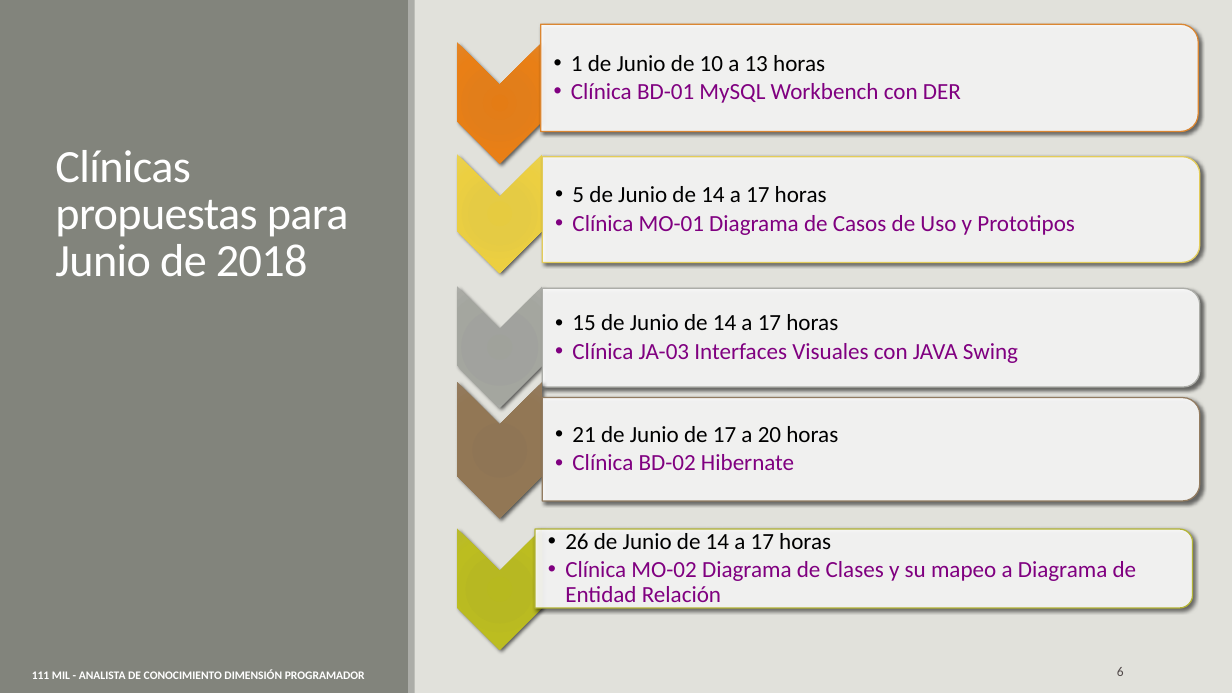
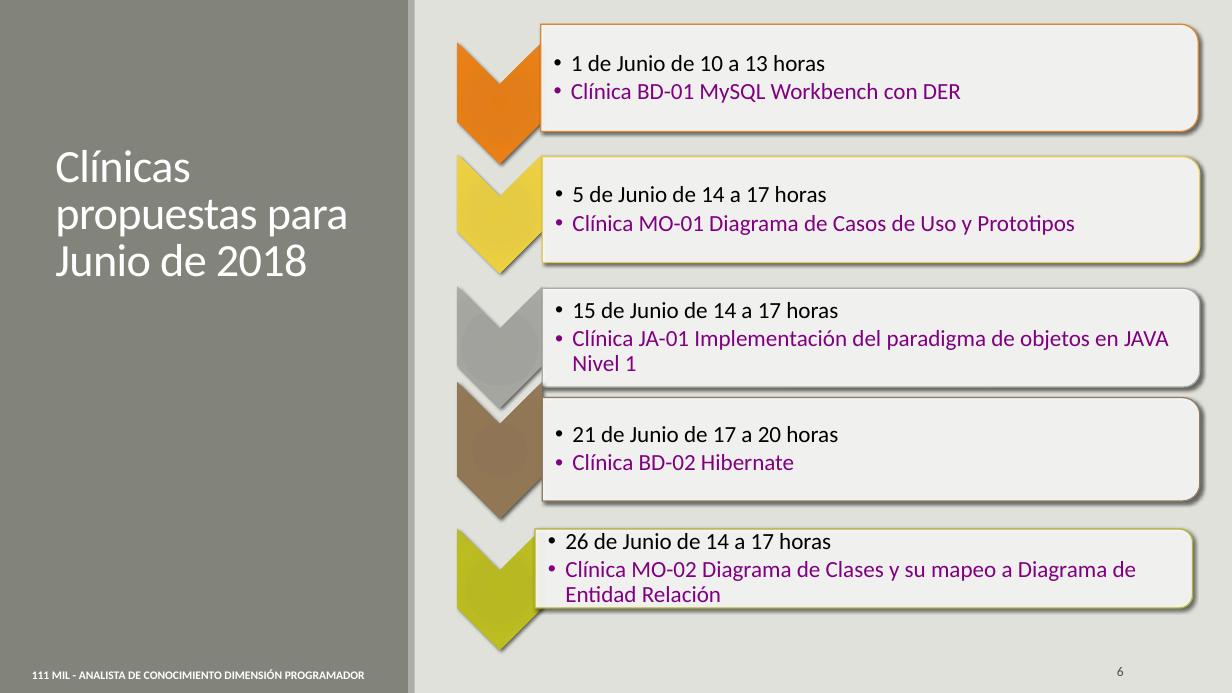
Before and after one commit to 111milprogramadores/clinicas-para-instructores, a slide deck: slide 6 of 111 MIL Cronograma de Formaciones 2018.pptx. Drawn at 1232x693 pixels with LibreOffice and Linux fonts; fonts in the diff are those of the drawing. Boxes give left, top, right and bottom in pixels: in the first picture for what was removed or moved away, otherwise in the second. Text is boxed around its words. In the diff, an @@ line names an element or a change of style, - is before the commit and + after.

```diff
--- a/111 MIL Cronograma de Formaciones 2018.pptx
+++ b/111 MIL Cronograma de Formaciones 2018.pptx
@@ text at [572,330,1169,371]: text changed @@
-  • Clínica JA-03 Interfaces Visuales con JAVA Swing
+  • Clínica JA-01 Implementación del paradigma de objetos en JAVA Nivel 1
```
Also in this commit, not shown: 3 other slides changed.
